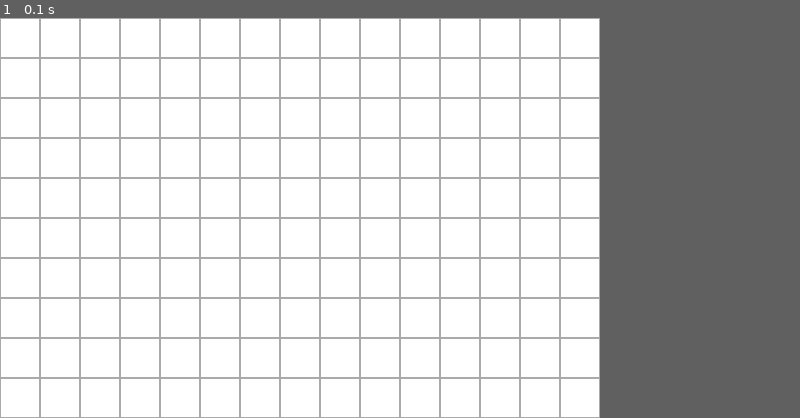
Above: before the commit, frame 1.
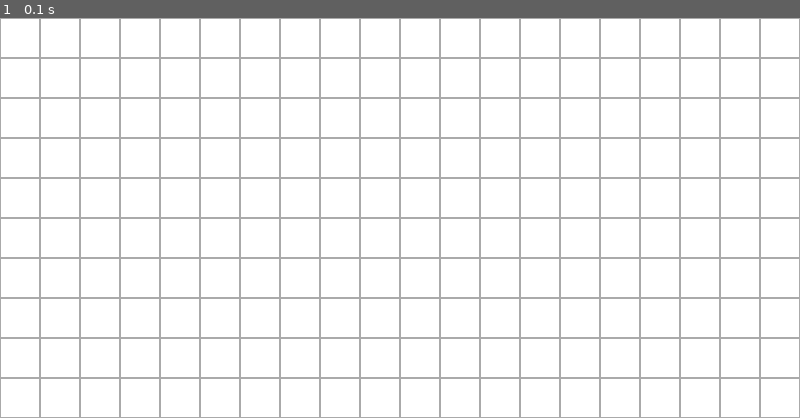
Above: after the commit, the same moment.

Repository: rasmusgraver/IT2_pensum_2025
Game: pygame game, started from Kap 4B Rutenett/TegneprogramOOP/main.py
The game is run twice, just before and just after one commit, with the same random seed, the same clock (stepped at 60 frames per second) and the same inputs.
Inputs:
- Up to frame 1 (0.1 s): no input
The window is 600x400 before the commit and 800x400 after it. Grey fills any space a smaller window leaves; there, only what the larger window draws over its background counts as a difference.

The runs differ from the first frame. In frame 1, 2.4% of the frame differs, in the area x 75-100%, y 0-100%.

Commit message:
update rutenett OOP

Diff:
--- a/Kap 4B Rutenett/TegneprogramOOP/main.py
+++ b/Kap 4B Rutenett/TegneprogramOOP/main.py
@@ -3,13 +3,14 @@
 from rutenett import Rutenett
 import random
 
+# Setter opp rutenettet vårt:
+rutenett = Rutenett(10,20)
+bredde,hoyde = rutenett.getWindowSize()
 
 pg.init()
-vindu = pg.display.set_mode([VINDU_BREDDE, VINDU_HOYDE])
+vindu = pg.display.set_mode( (bredde, hoyde) )
 clock = pg.time.Clock()
 
-# Setter opp rutenettet vårt:
-rutenett = Rutenett()
 
 running = True
 while running:
--- a/Kap 4B Rutenett/TegneprogramOOP/rutenett.py
+++ b/Kap 4B Rutenett/TegneprogramOOP/rutenett.py
@@ -20,13 +20,18 @@
 class Rutenett:
 
 
-    def __init__(self) -> None:
+    def __init__(self, ant_rader, ant_kolonner) -> None:
+        self.ant_rader = ant_rader
+        self.ant_kolonner = ant_kolonner
         # Lager 2D matrise (liste med lister) der hver verdi er et Rute objekt:
-        self.brett: list[list[Rute]] = [[Rute(r,k) for k in range(ANT_KOLONNER)] for r in range(ANT_RADER)]
+        self.brett: list[list[Rute]] = [[Rute(r,k) for k in range(self.ant_kolonner)] for r in range(self.ant_rader)]
+
+    def getWindowSize(self) -> tuple:
+        return ( self.ant_kolonner*CELLE_STR, self.ant_rader*CELLE_STR )
 
 
     def draw(self, vindu):
         # Kaller på draw metoden til hver Rute:
-        for rad in range(ANT_RADER):
-            for kol in range(ANT_KOLONNER):
+        for rad in range(self.ant_rader):
+            for kol in range(self.ant_kolonner):
                 self.brett[rad][kol].draw(vindu)
